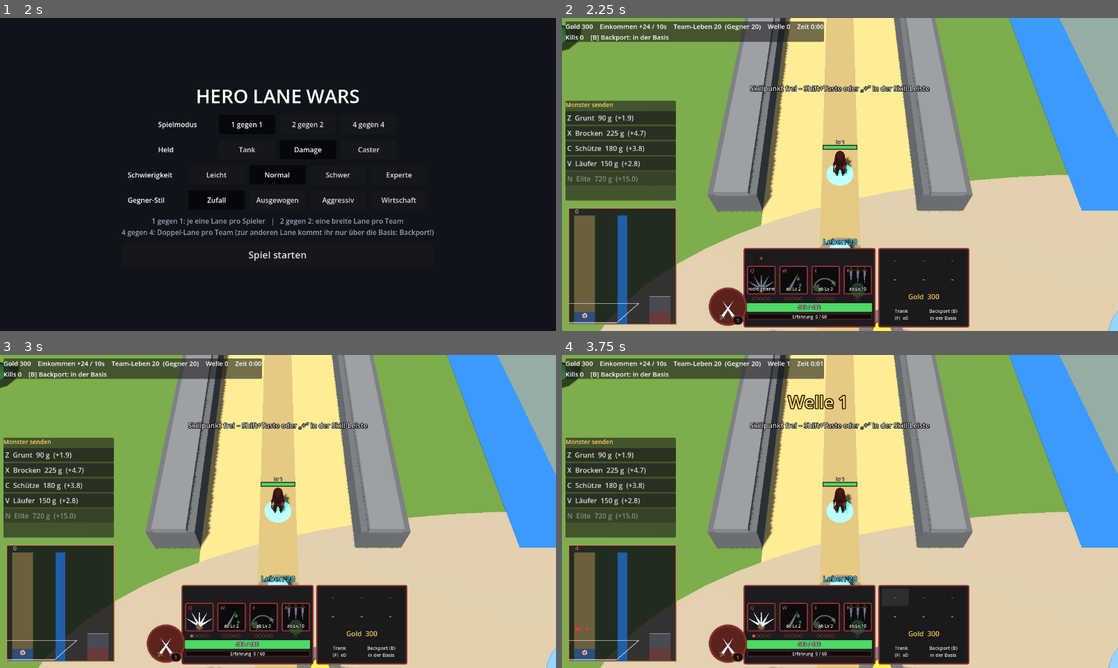
Above: before the commit, frames 1-4 (two rows, left to right).
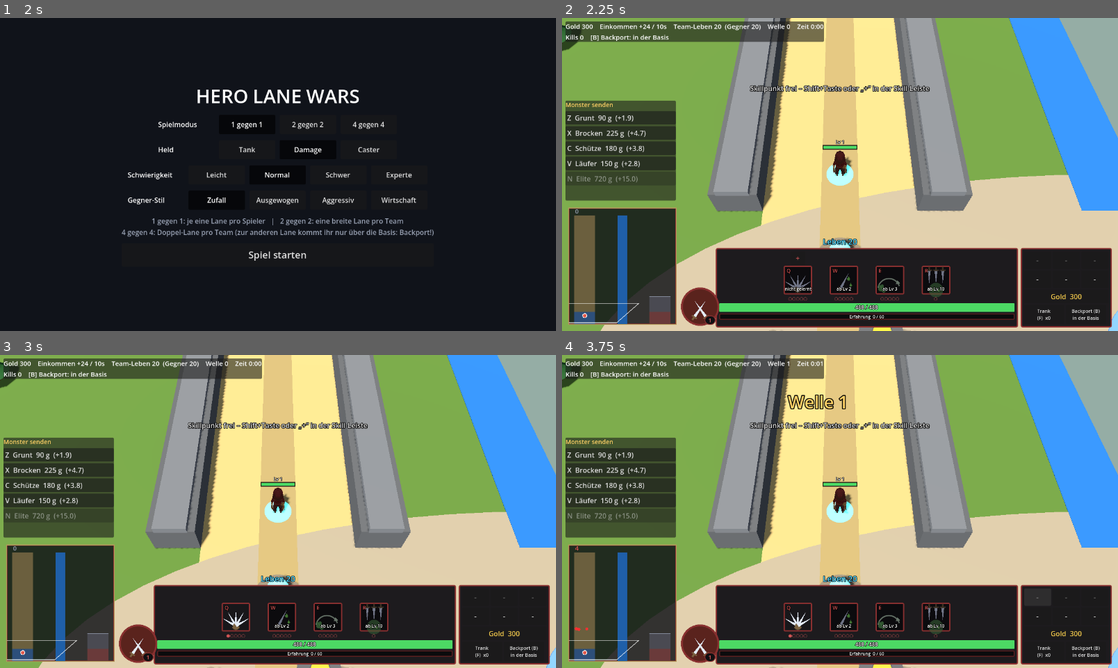
Above: after the commit, the same moments.

Repository: Tarux21/hero-lane-wars
Game: Godot game, scene res://scenes/main.tscn
Two runs of this game, one before a commit and one after it. Both use one fixed random seed, a clock stepped at 60 frames per second and the inputs below.
Inputs:
- Up to frame 1 (2 s): click "Normal" at 0.5 s; click "Normal" at 1.25 s
- Up to frame 2 (2.25 s): click "Spiel starten" at 2 s
- Up to frame 3 (3 s): click "+" at 2.75 s
- Up to frame 4 (3.75 s): click "–" at 3.5 s

Frame 1 is identical in both runs. In frame 2, 11% of the frame differs, in the area x 21-99%, y 73-99%; in frame 3, 11%; in frame 4, 11%.

Commit message:
Untere Leiste in die Laenge gezogen (fuellt den Platz neben der Minimap bis 1180 px)
Co-Authored-By: Claude Sonnet 5.5 <noreply@anthropic.com>

Diff:
--- a/godot/scripts/hud_stein.gd
+++ b/godot/scripts/hud_stein.gd
@@ -124,6 +124,7 @@
 
 func _center_panel() -> Control:
 	var pc := PanelContainer.new()
+	pc.size_flags_horizontal = Control.SIZE_EXPAND_FILL            # Mittelteil wird in die Länge gezogen
 	pc.add_theme_stylebox_override("panel", box(pal["bg"], pal["border"], 3, 4, 8))
 	var vb := VBoxContainer.new()
 	vb.add_theme_constant_override("separation", 4)
@@ -165,7 +166,8 @@
 
 func _skills_block() -> Control:
 	var hb := HBoxContainer.new()
-	hb.add_theme_constant_override("separation", 8)
+	hb.add_theme_constant_override("separation", 40)
+	hb.alignment = BoxContainer.ALIGNMENT_CENTER
 	slots.clear()
 	var keys := ["Q", "W", "E", "R"]
 	var icon_kinds: Dictionary = {
@@ -368,9 +370,10 @@
 		return
 	var vp: Vector2 = g.get_viewport().get_visible_rect().size
 	var ms := bar.get_combined_minimum_size()
-	bar.size = ms
-	var x: float = maxf((vp.x - ms.x) / 2.0, mini_reserved)
-	x = minf(x, maxf(0.0, vp.x - ms.x - 6.0))
+	var w: float = clampf(vp.x - mini_reserved - 14.0, ms.x, 1180.0)     # lang gezogen: füllt den Platz neben der Minimap bis 1180 px
+	bar.size = Vector2(w, ms.y)
+	var x: float = maxf((vp.x - w) / 2.0, mini_reserved)
+	x = minf(x, maxf(0.0, vp.x - w - 6.0))
 	bar.position = Vector2(x, vp.y - ms.y - 8.0)
 
 
